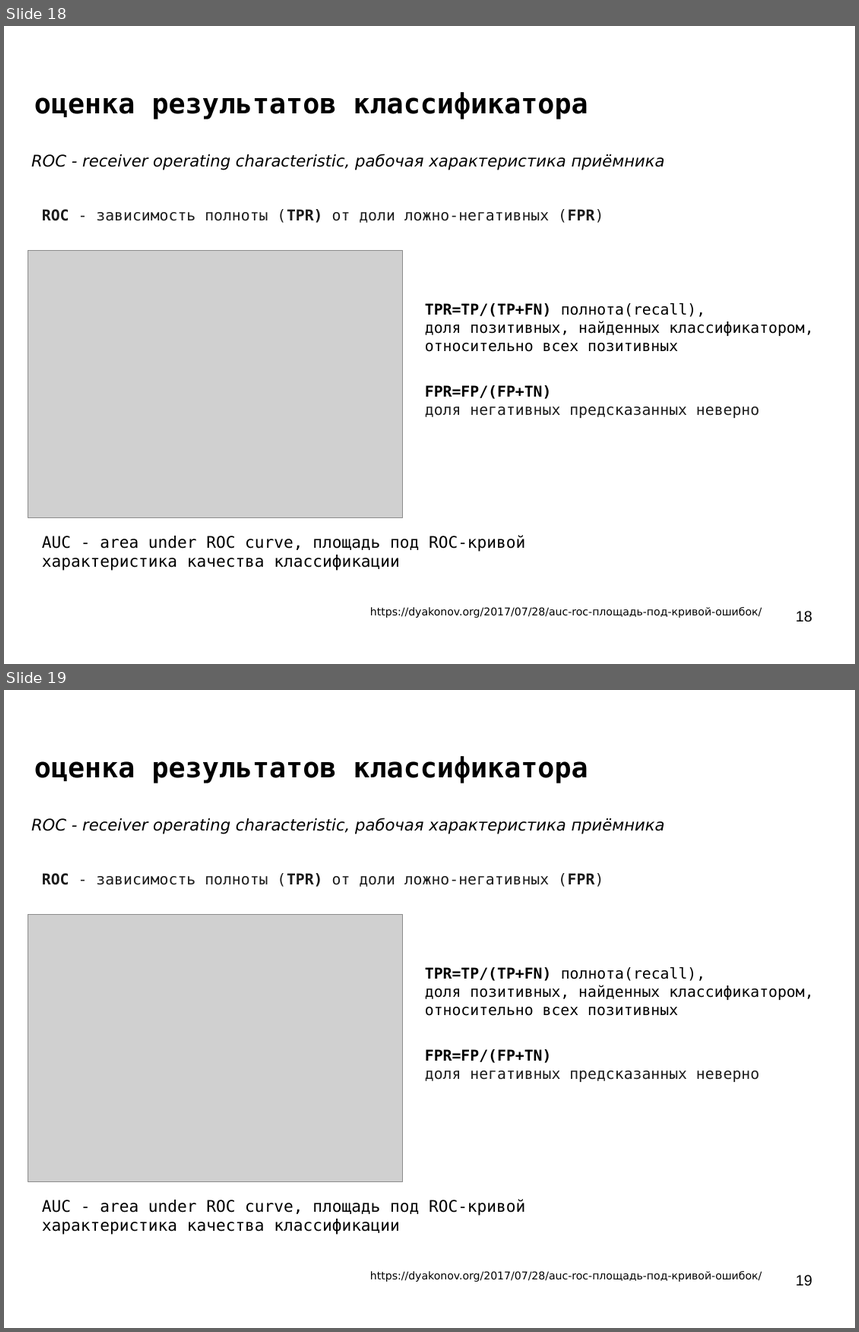
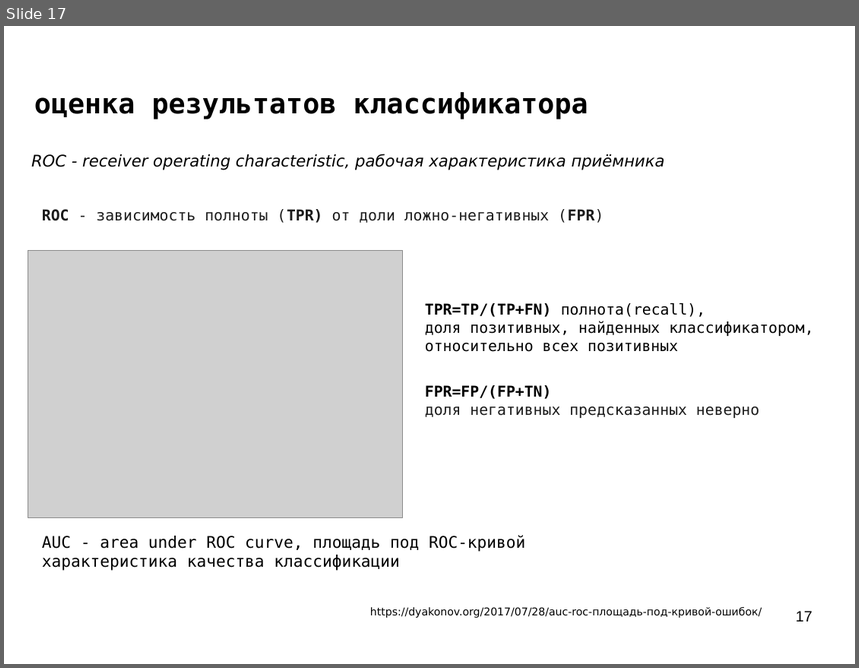
Before and after one commit to mechanoid5/ml_lectorium_legacy, a slide deck: 07-classifier-estimation.odp. Shown one above the other, each under a label of ours: slides 18 and 19 before the commit, slide 17 after it. The pictures are 859x1332 and 859x668 pixels, drawn with LibreOffice and Linux fonts; fonts in the diff are those of the drawing; grey boxes stand for pictures; background and template pictures are left out. Boxes give left, top, right and bottom in pixels: in the first picture for what was removed or moved away, otherwise in the second. Text is boxed around its words. In the diff, an @@ line names an element or a change of style, - is before the commit and + after.

```diff
--- a/07-classifier-estimation.odp
+++ b/07-classifier-estimation.odp
@@ slide 19 removed at (4,690,855,1328), background picture (left out) @@
@@ title removed at (34,756,588,783) @@
-оценка результатов классификатора
@@ text removed at (31,818,665,834) @@
-ROC - receiver operating characteristic, рабочая характеристика приёмника
@@ text removed at (42,873,604,887) @@
-ROC - зависимость полноты (TPR) от доли ложно-негативных (FPR)
@@ picture removed at (28,914,402,1181) @@
@@ text removed at (425,967,813,1016) @@
-TPR=TP/(TP+FN) полнота(recall),
-доля позитивных, найденных классификатором, относительно всех позитивных
@@ text removed at (425,1049,759,1082) @@
-FPR=FP/(FP+TN)
-доля негативных предсказанных неверно
@@ text removed at (42,1199,525,1235) @@
-AUC - area under ROC curve, площадь под ROC-кривой
-характеристика качества классификации
@@ text removed at (370,1271,762,1282) @@
-https://dyakonov.org/2017/07/28/auc-roc-площадь-под-кривой-ошибок/
@@ page number removed at (796,1275,813,1286) @@
-19
@@ what was slide 18 is now slide 17 @@
@@ page number at (796,611,813,622): text changed @@
-18
+17
```
Also in this commit, not shown: 9 slides changed, 10 slides added, 5 other slides removed, 2 other files.
